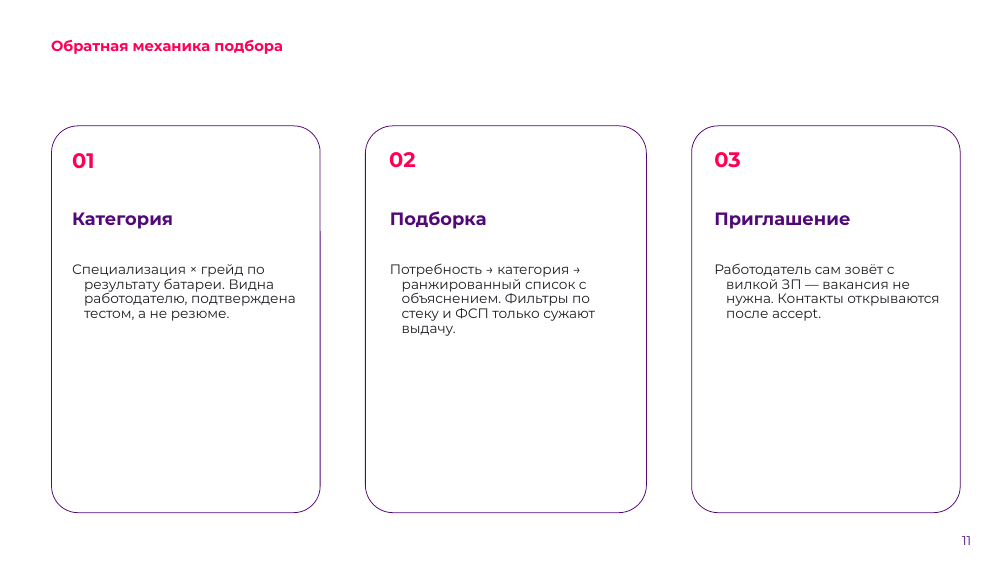
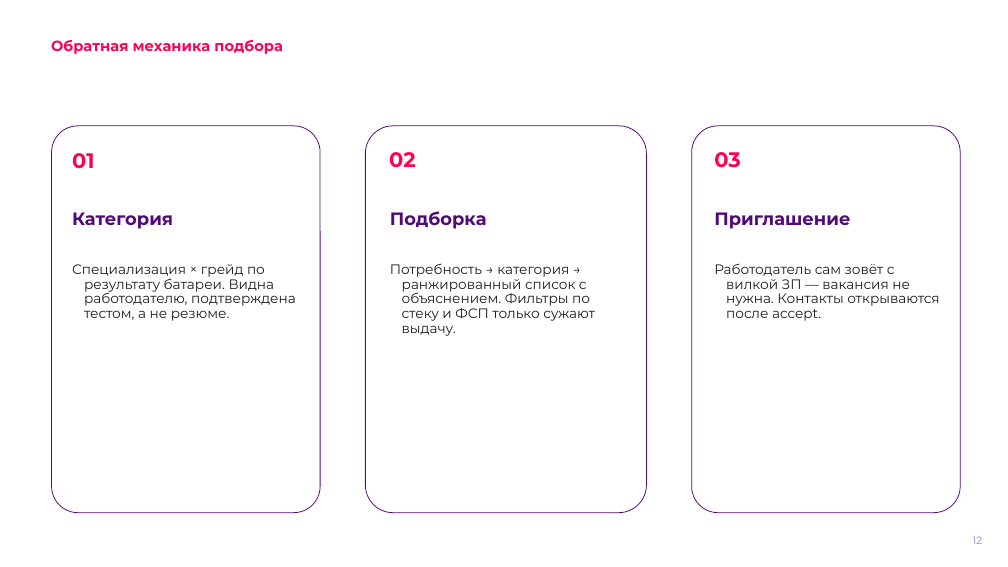
Before and after one commit to BaskovKonstantin/handcheck, a slide deck: slide 12 of app/public/downloads/HandCheck-FSP-2026-presentation.pptx (slide 11 before the commit). Drawn at 1008x567 pixels with LibreOffice and Linux fonts; fonts in the diff are those of the drawing; background and template pictures are left out. Boxes give left, top, right and bottom in pixels: in the first picture for what was removed or moved away, otherwise in the second. Text is boxed around its words. In the diff, an @@ line names an element or a change of style, - is before the commit and + after.

```diff
--- a/app/public/downloads/HandCheck-FSP-2026-presentation.pptx
+++ b/app/public/downloads/HandCheck-FSP-2026-presentation.pptx
@@ text at [973,536,983,544]: text changed; size 12 to 10 pt; text colour #520977 to #8A83D1 @@
-11
+12
```
Also in this commit, not shown: 15 other slides changed, 2 slides added, 22 other files.
